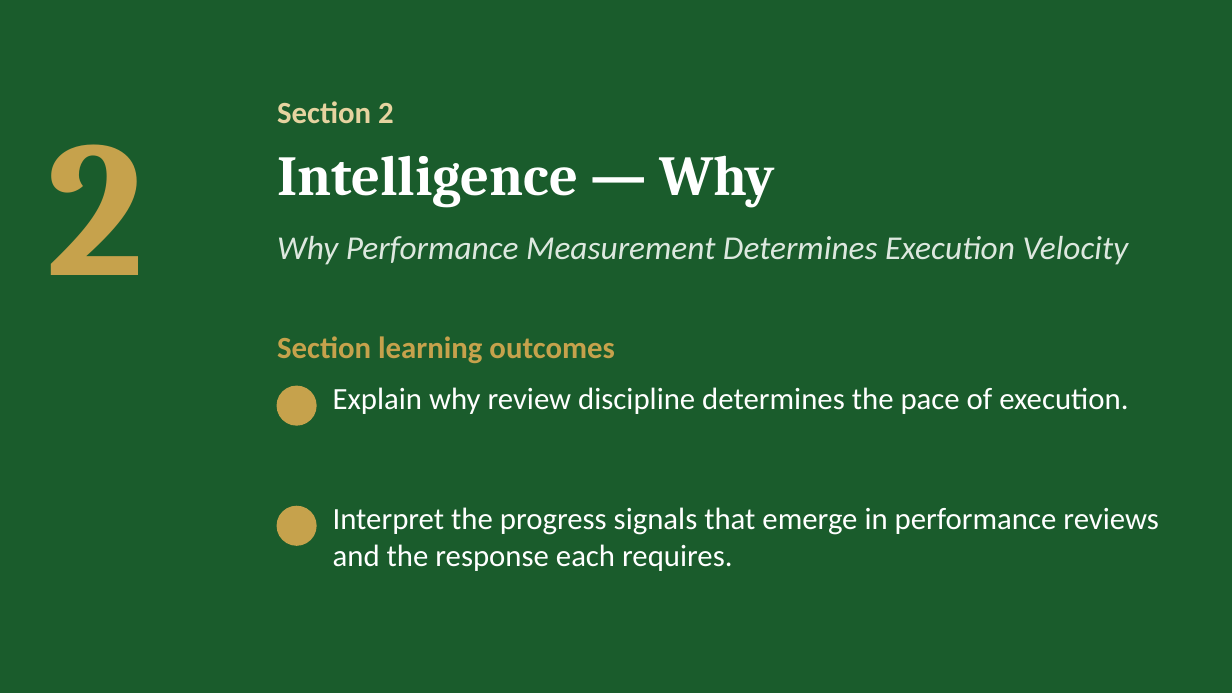
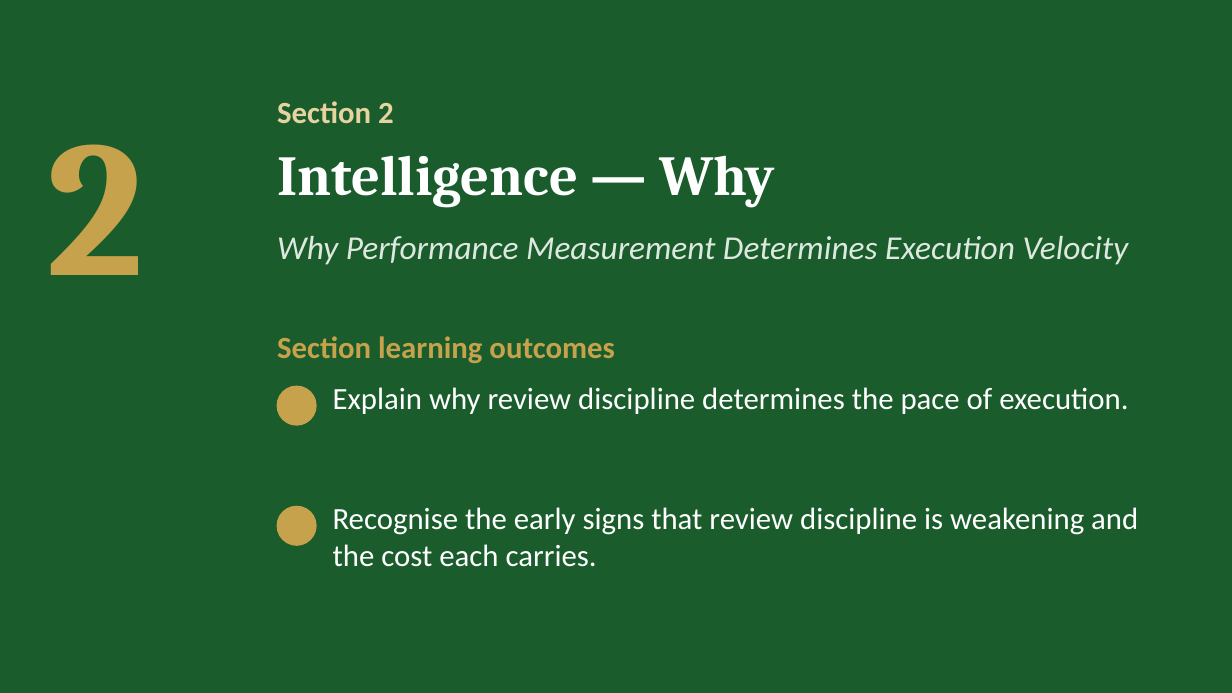
Before and after one commit to IBSL26/ibsl-platform, a slide deck: slide 10 of Unit decks/Unit 08 - Performance Measurement.pptx (slide 9 before the commit). Drawn at 1232x693 pixels with LibreOffice and Linux fonts; fonts in the diff are those of the drawing; background and template pictures are left out. Boxes give left, top, right and bottom in pixels: in the first picture for what was removed or moved away, otherwise in the second. Text is boxed around its words. In the diff, an @@ line names an element or a change of style, - is before the commit and + after.

Commit message:
Unit 8: Performance Measurement rebuilt (pages, Capstone four boxes, report labels, Learning Portfolio, deck)

```diff
--- a/Unit decks/Unit 08 - Performance Measurement.pptx
+++ b/Unit decks/Unit 08 - Performance Measurement.pptx
@@ text at [333, 507, 1138, 567]: text changed @@
-Interpret the progress signals that emerge in performance reviews and the response each requires.
+Recognise the early signs that review discipline is weakening and the cost each carries.
```
Also in this commit, not shown: 11 other slides changed, 6 slides added, 6 slides removed, 32 other files.
